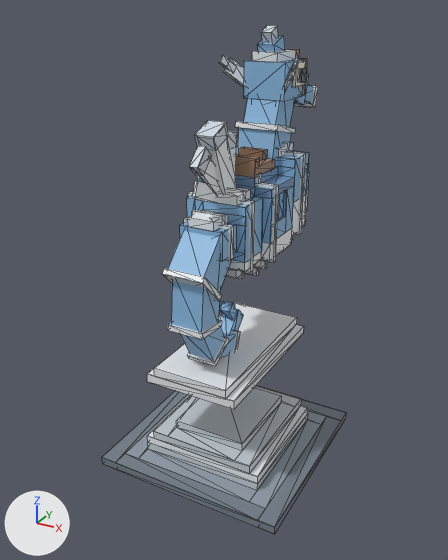
The glTF model art/creatures/Seahorse/tiers/game/T5/SeahorseTrainer5.glb, before and after one commit.
One viewpoint serves both versions: a 50 mm lens placed at (12.2, -24.9, 10.5), pointed at (-0.8, -1.1, -1.4). The axes (+X, +Y, +Z) are drawn at lower left. The lights are the same throughout. The picture after the commit comes second. Mesh edges are drawn as thin lines. Where no turn or scale is listed for an object, it has been applied to the vertices.

Objects in the first picture: 'Body', 'Fin', 'Head', 'Plate', 'Stand', 'T1', 'T2', 'T3' and 3 more.
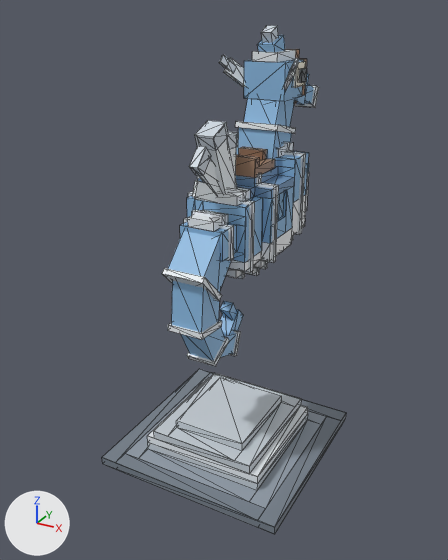
The change, as a list of edits to the scene's bpy script:
```text
Remove ob_plate:
    ob_plate = bpy.data.objects.new('Plate', me_plate)
    ob_plate.location = (0.0, -1.93, -4.9)
```

Boxes [x1, y1, x2, y2] around the edits, measured in the pictures (448 x 560 px):
'Plate', deleted: before [147, 303, 304, 409]
